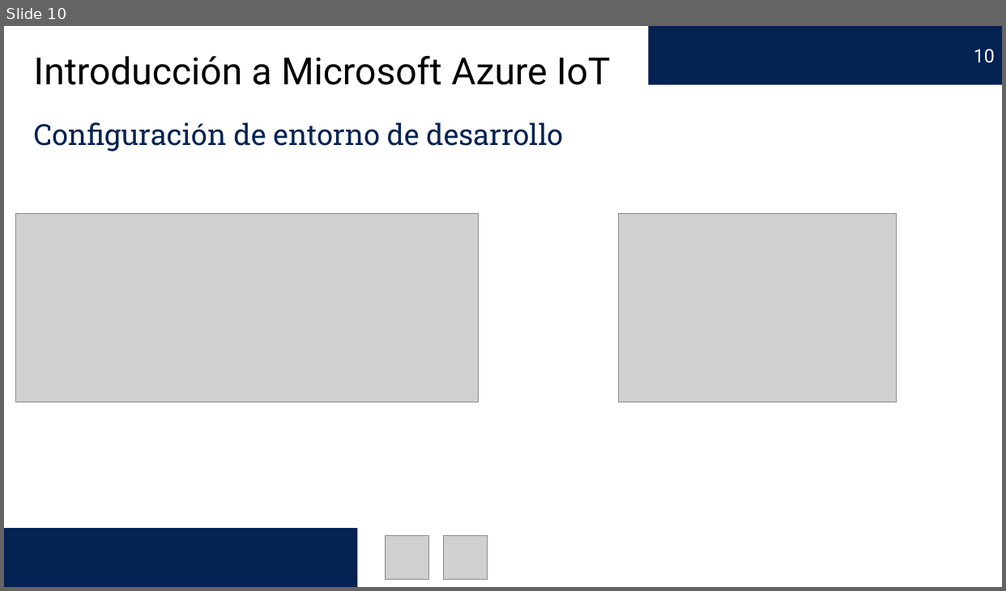
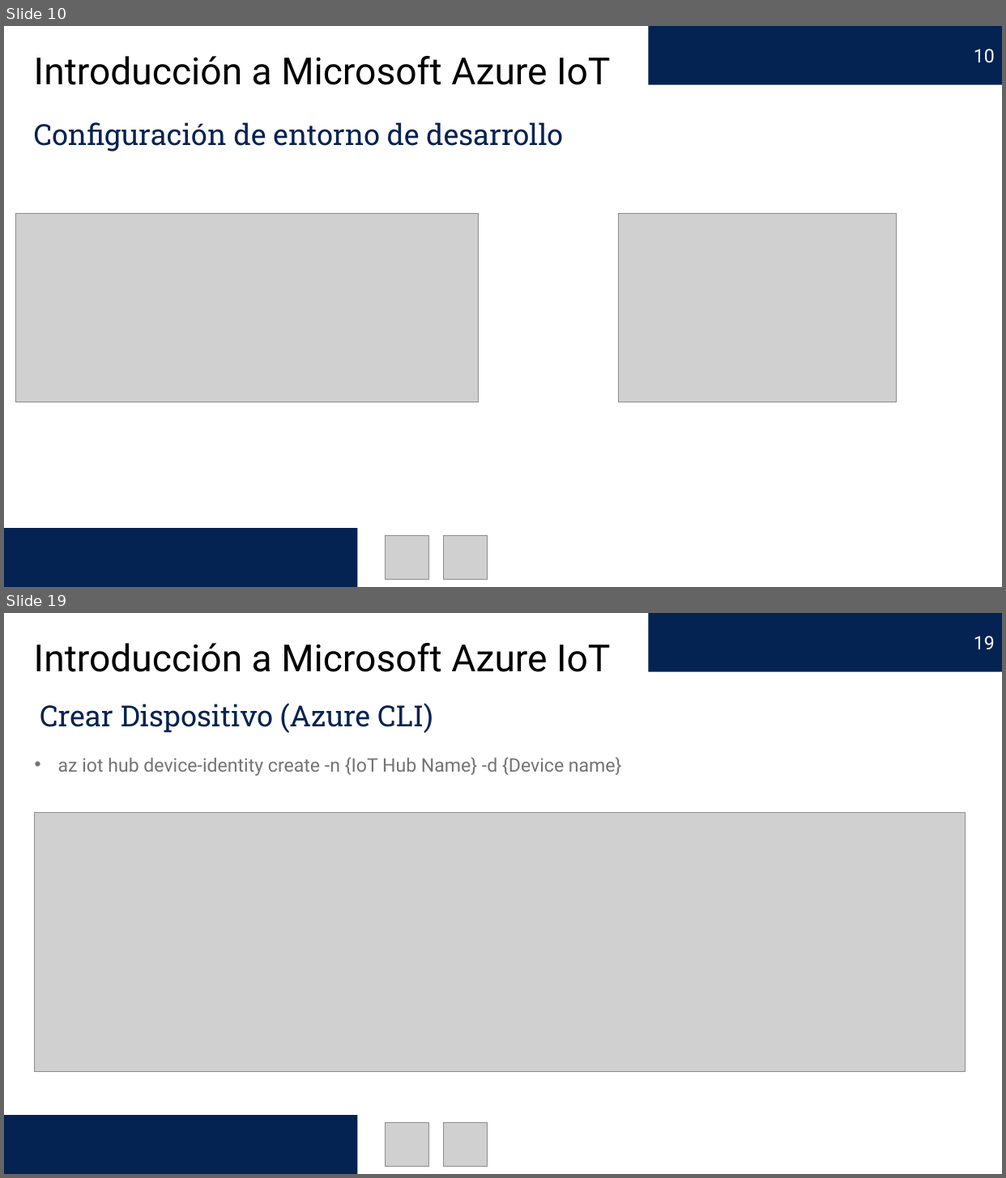
Before and after one commit to edercarmona/AzureIoT, a slide deck: Introducción a Microsoft Azure IoT.pptx. Shown one above the other, each under a label of ours: slide 10 before the commit, slides 10 and 19 after it; the slides between them are not shown. The pictures are 1006x591 and 1006x1178 pixels, drawn with LibreOffice and Linux fonts; fonts in the diff are those of the drawing; grey boxes stand for pictures. Boxes give left, top, right and bottom in pixels: in the first picture for what was removed or moved away, otherwise in the second. Text is boxed around its words. In the diff, an @@ line names an element or a change of style, - is before the commit and + after.

```diff
--- a/Introducción a Microsoft Azure IoT.pptx
+++ b/Introducción a Microsoft Azure IoT.pptx
@@ slide 19 added at box(4, 613, 1002, 1174), background #FFFFFF @@
@@ page number added at box(649, 613, 1002, 672), fill #042252, 18 pt, text #FFFFFF @@
+19
@@ text added at box(34, 643, 610, 672), 36 pt, text #000000 @@
+Introducción a Microsoft Azure IoT
@@ text added at box(40, 703, 433, 733), 28 pt, text #042252 @@
+Crear Dispositivo (Azure CLI)
@@ text added at box(58, 757, 622, 776), 18 pt, text #737373 @@
+• az iot hub device-identity create -n {IoT Hub Name} -d {Device name}
@@ picture added at box(34, 813, 966, 1072) @@
@@ rectangle added at box(4, 1115, 357, 1174), fill #042252 @@
@@ picture added at box(385, 1122, 429, 1167) @@
@@ picture added at box(444, 1122, 488, 1167) @@
```
Also in this commit, not shown: 4 slides changed, 8 other slides added, 40 other files.
